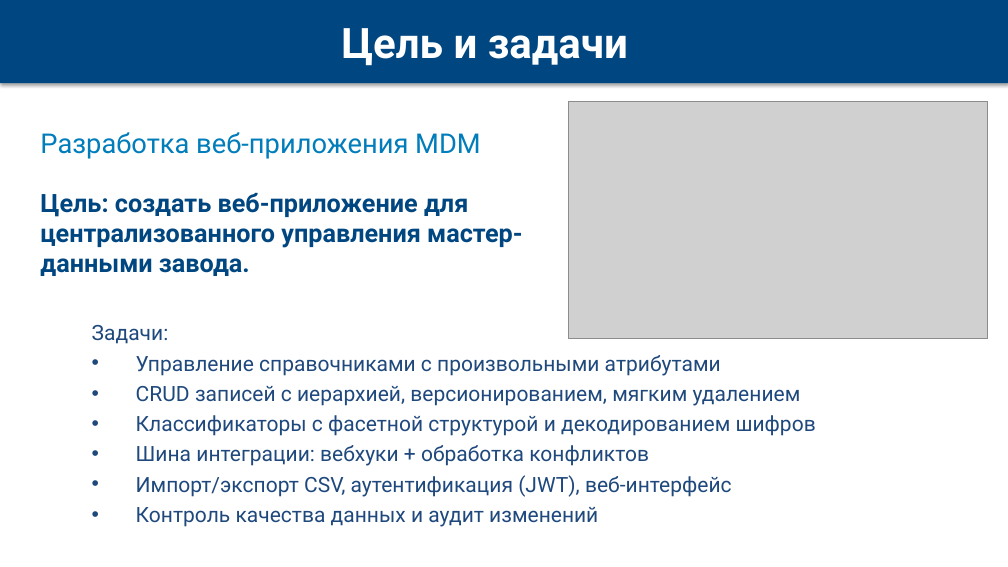
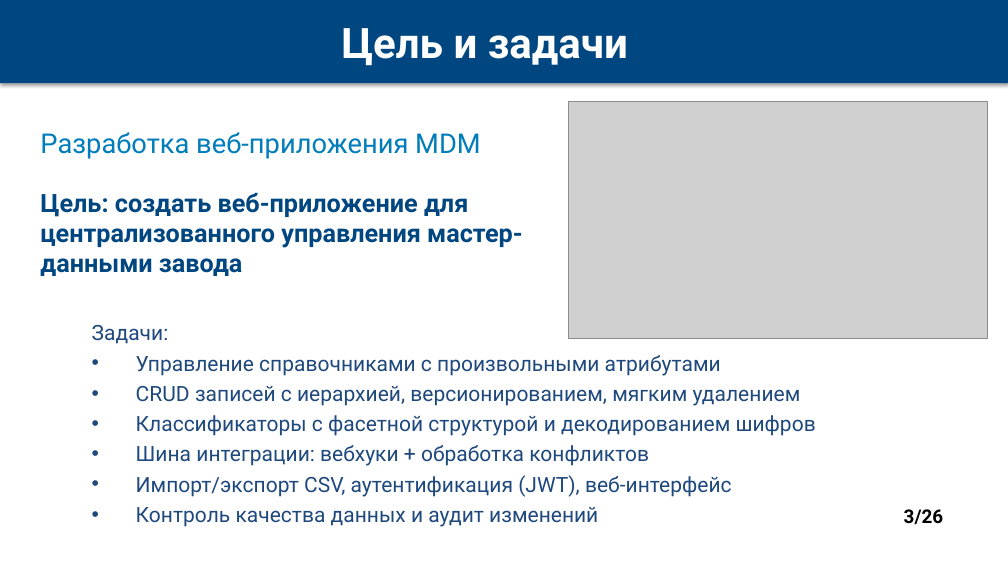
Before and after one commit to dulumdomdom/Nothing, a slide deck: slide 3 of MDM_Presentation.pptx. Drawn at 1008x567 pixels with LibreOffice and Linux fonts; fonts in the diff are those of the drawing; grey boxes stand for pictures. Boxes give left, top, right and bottom in pixels: in the first picture for what was removed or moved away, otherwise in the second. Text is boxed around its words. In the diff, an @@ line names an element or a change of style, - is before the commit and + after.

```diff
--- a/MDM_Presentation.pptx
+++ b/MDM_Presentation.pptx
@@ text at (40, 192, 522, 276): text changed @@
-Цель: создать веб-приложение для централизованного управления мастер-данными завода.
+Цель: создать веб-приложение для централизованного управления мастер-данными завода
@@ page number added at (904, 509, 944, 524), 18 pt, text #000000, bold @@
+3/26
```
Also in this commit, not shown: 19 other slides changed, 5 slides added, 4 slides removed, 1 other file.
